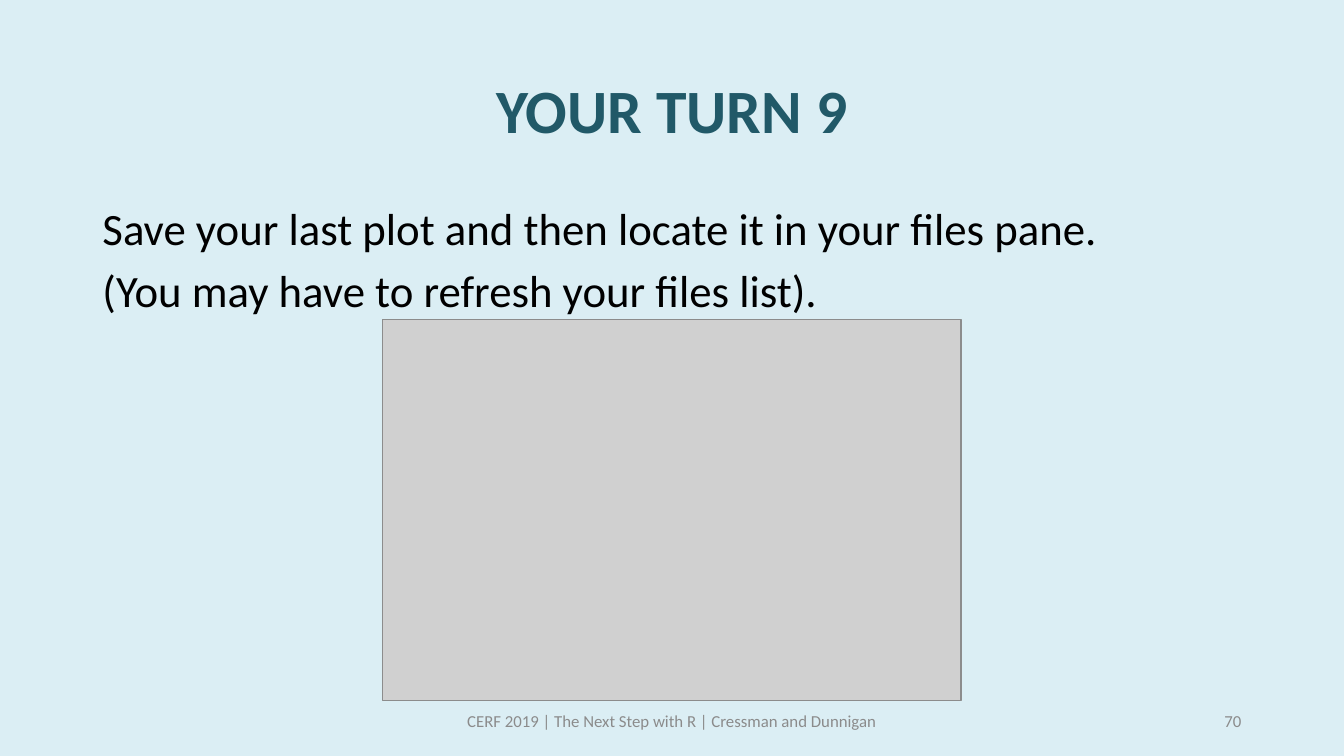
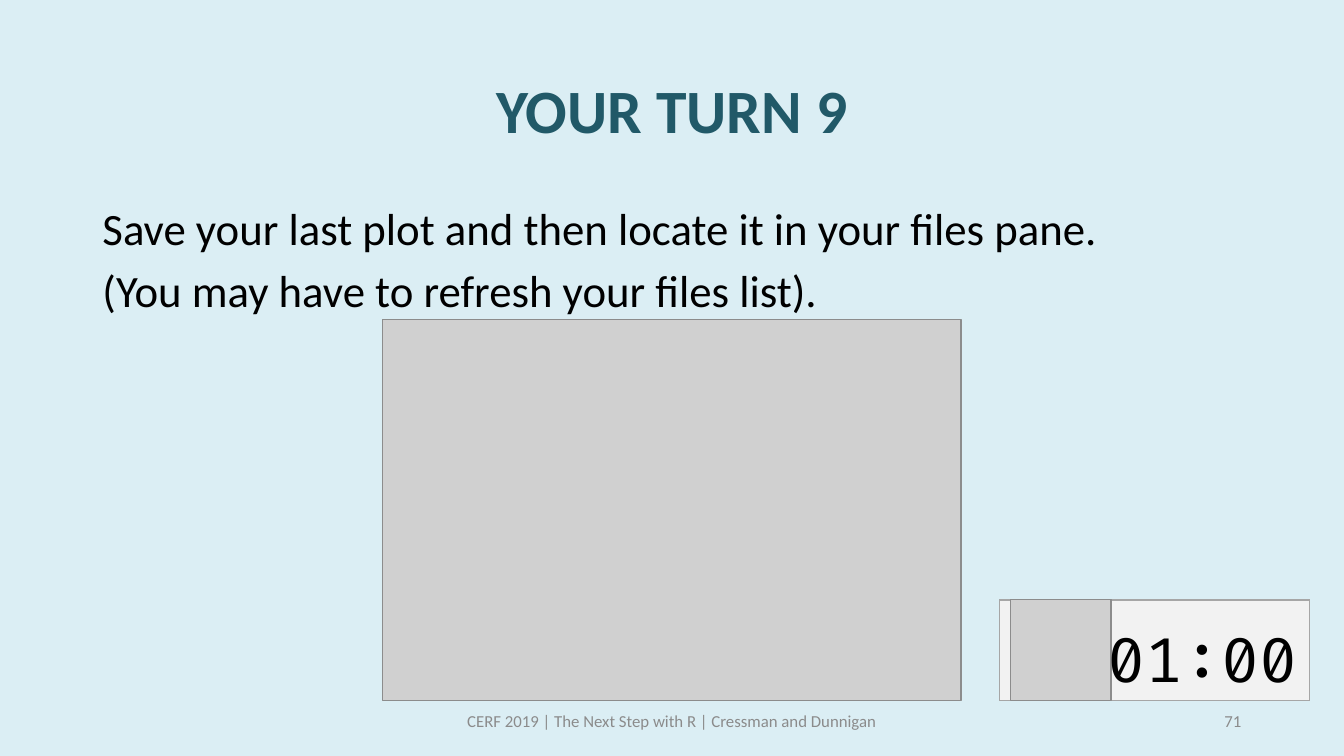
Before and after one commit to swmpkim/2019_CERF, a slide deck: slide 71 of slides/01_Visualize.pptx (slide 70 before the commit). Drawn at 1344x756 pixels with LibreOffice and Linux fonts; fonts in the diff are those of the drawing; grey boxes stand for pictures. Boxes give left, top, right and bottom in pixels: in the first picture for what was removed or moved away, otherwise in the second. Text is boxed around its words. In the diff, an @@ line names an element or a change of style, - is before the commit and + after.

```diff
--- a/slides/01_Visualize.pptx
+++ b/slides/01_Visualize.pptx
@@ rectangle added at box(999, 600, 1310, 701), fill #F2F2F2, outline #A6A6A6 1 pt @@
@@ picture added at box(1010, 600, 1111, 701) @@
@@ text added at box(1108, 633, 1297, 700), 44 pt, text #000000 @@
+01:00
@@ page number at box(1224, 716, 1241, 727): text changed @@
-70
+71
```
Also in this commit, not shown: 17 other slides changed, 1 slide added, 1 other file.
